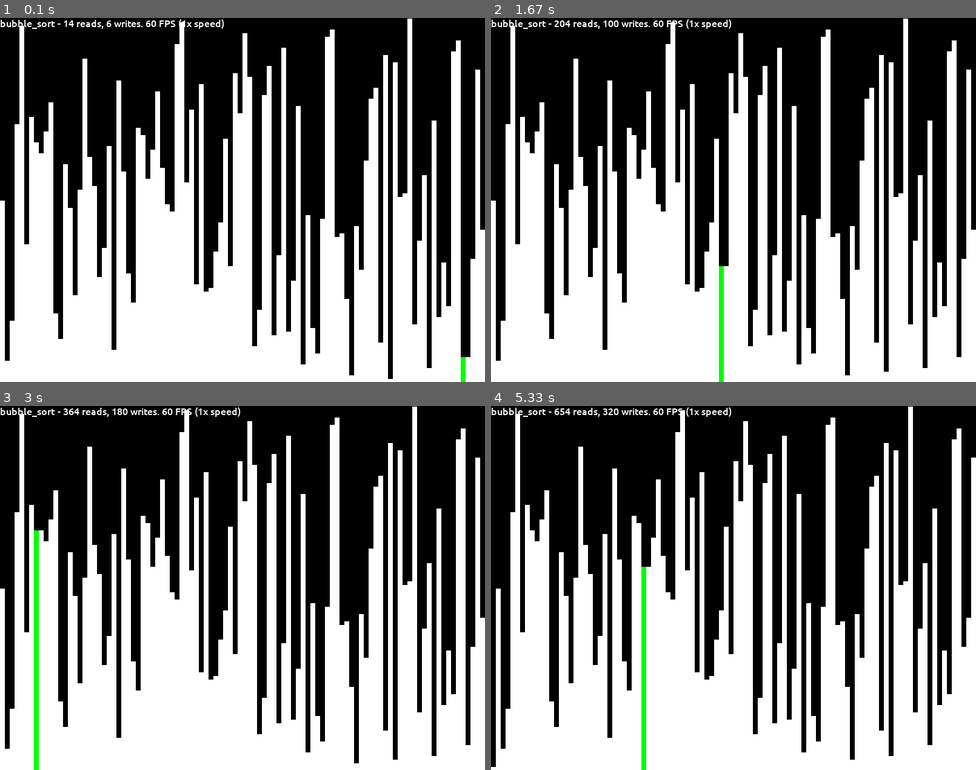
Above: before the commit, frames 1-4 (two rows, left to right).
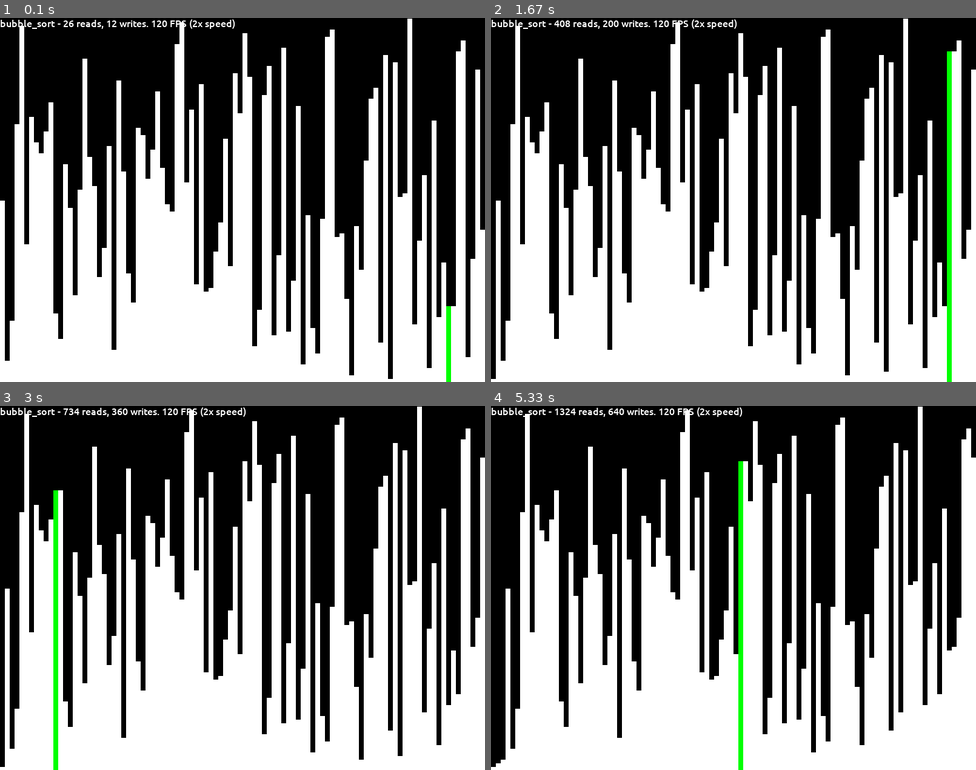
Above: after the commit, the same moments.

Repository: MichaelLesirge/intermediate-programming-class
Game: pygame game, started from sorting/visualizer.py
The game is run twice, just before and just after one commit, with the same random seed, the same clock (stepped at 60 frames per second) and the same inputs.
Inputs:
- Up to frame 1 (0.1 s): no input
- Up to frame 2 (1.67 s): no input
- Up to frame 3 (3 s): no input
- Up to frame 4 (5.33 s): no input

The runs differ from the first frame. In frame 1, 2.2% of the frame differs, in the area x 13-96%, y 0-100%; in frame 2, 16%; in frame 3, 34%; in frame 4, 36%, in the area x 1-99%, y 0-100%.

Commit message:
finally thing tonight

Diff:
--- a/sorting/algorithms/__init__.py
+++ b/sorting/algorithms/__init__.py
@@ -1,2 +1,3 @@
 from .bubble import bubble_sort
 from .insertion import insertion_sort
+from .selection import selection_sort
--- a/sorting/algorithms/bubble.py
+++ b/sorting/algorithms/bubble.py
@@ -2,17 +2,19 @@
 Time Complexity: O(N^2)
 Auxiliary Space: O(1)
 
-Advantages:
+Bubbles value up by swapping them so the higher is on the left side
+
+Pros:
 - simple
 - no extra memory
 - elements with same key maintain order
 
-Disadvantages:
+Cons:
 - O(N^2) so slow for long lists
 """
 
-def swap(l: list, a: int, b: int):
-    l[a], l[b] = l[b], l[a]
+def swap(array: list, a: int, b: int) -> None:
+    array[a], array[b] = array[b], array[a]
 
 def bubble_sort(array: list):
     n = len(array)
--- a/sorting/algorithms/insertion.py
+++ b/sorting/algorithms/insertion.py
@@ -1,3 +1,19 @@
+"""
+Time Complexity: O(N^2)
+Auxiliary Space: O(1)
+
+Move all higher values than key up one
+
+Pros:
+- simple
+- no extra memory
+- pretty efficient when the list is small
+- best case is O(N)
+
+Cons:
+- O(N^2) so slow for long lists
+"""
+
 def insertion_sort(array: list) -> None:
     for i in range(1, len(array)):
 
--- /dev/null
+++ b/sorting/algorithms/selection.py
@@ -0,0 +1,26 @@
+"""
+Time Complexity: O(N^2)
+Auxiliary Space: O(1)
+
+Selects lowest value each iteration and moves it to start
+
+Pros:
+- simple
+- no extra memory
+- best case is O(N)
+
+Cons:
+- O(N^2) so slow for long lists
+"""
+
+def swap(array: list, a: int, b: int) -> None:
+    array[a], array[b] = array[b], array[a]
+
+def selection_sort(array: list) -> None:
+    n = len(array)
+
+    for i in range(n):
+
+        min_index = min(range(i, n), key = array.__getitem__)
+
+        swap(array, i, min_index)
--- a/sorting/testing.py
+++ b/sorting/testing.py
@@ -1,9 +1,9 @@
 import unittest
 
-from algorithms import bubble_sort, insertion_sort
+from algorithms import bubble_sort, insertion_sort, selection_sort
 from util import make_random
 
-algorithms = [bubble_sort, insertion_sort]
+algorithms = [bubble_sort, insertion_sort, selection_sort]
 
 class TestLinkedList(unittest.TestCase):
     def assert_all_sorted(self, array: list):
--- a/sorting/visualizer.py
+++ b/sorting/visualizer.py
@@ -2,6 +2,8 @@
 
 from util import make_random
 import algorithms
+
+sorting_algorithms = {algorithms.bubble_sort: 2, algorithms.insertion_sort: 1, algorithms.selection_sort: 1}
 
 """
 Bubble, Insertion, Selection, Merge, and Quick Sort
@@ -87,8 +89,6 @@
 
     font = pygame.font.Font('sorting/font.ttf', 16)
 
-    sorting_algorithms = {algorithms.bubble_sort: 1, algorithms.insertion_sort: 1}
-
     for sorter, fps_adjuster in sorting_algorithms.items():
         def update_screen(display_array):
             if pygame.event.get(pygame.QUIT):
@@ -99,7 +99,8 @@
 
             fps = int(Config.FPS * fps_adjuster)
 
-            text = font.render(f"{sorter.__name__} - {display_array.reads} reads, {display_array.writes} writes. {fps} FPS ({fps_adjuster}x speed)", True, "white")
+            speed_multiplayer = f" ({fps_adjuster}x speed)"
+            text = font.render(f"{sorter.__name__} - {display_array.reads} reads, {display_array.writes} writes. {fps} FPS{'' if fps_adjuster == 1 else speed_multiplayer}", True, "white")
             text_rect = text.get_rect()
 
             screen.blit(text, text_rect)
